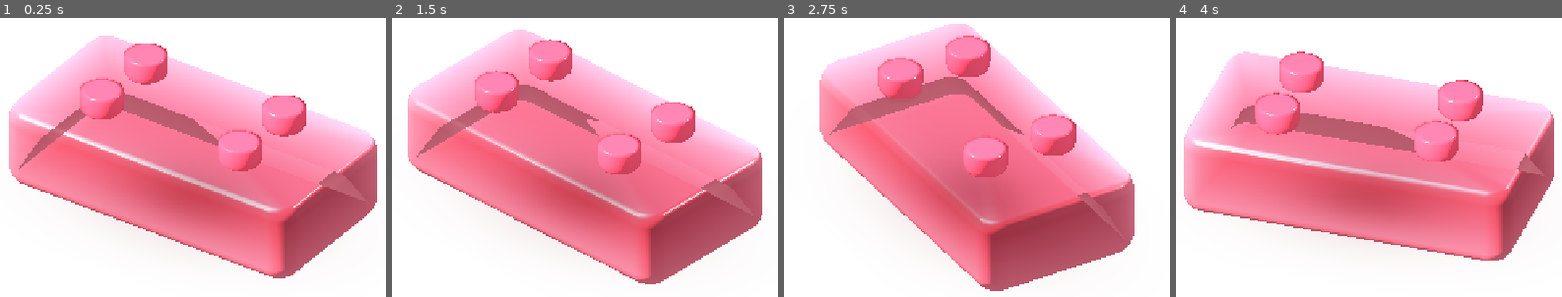
Above: before the commit, frames 1-4 (left to right).
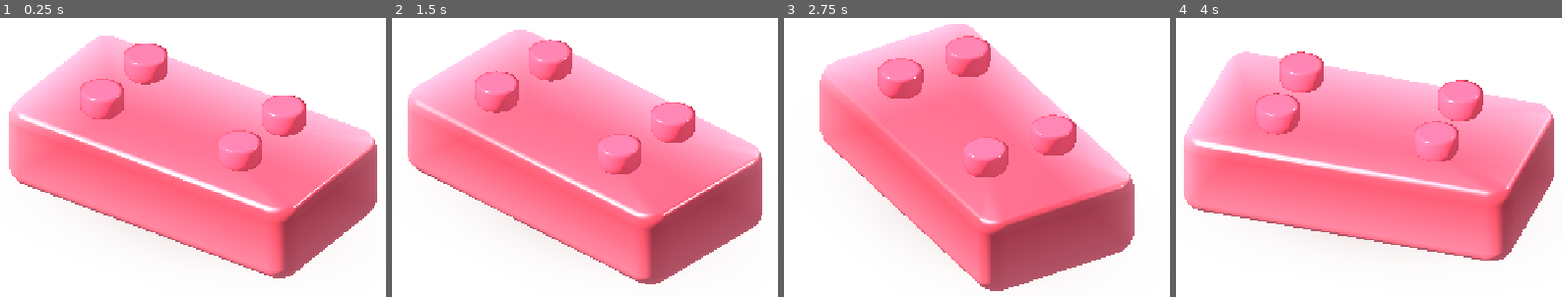
Above: after the commit, the same moments.

Repository: dbrckk/Jelly-bricks
Game: Godot game, scene res://prototypes/single_brick/soft_reference.tscn
Two runs of this game, one before a commit and one after it. Both use one fixed random seed, a clock stepped at 60 frames per second and the inputs below. This scene is started directly instead of the project's main scene.
Inputs (mouse positions are in pixels of both pictures, inside the frame that each line leads up to):
- Up to frame 1 (0.25 s): no input
- Up to frame 2 (1.5 s): tap Enter at 0.5 s; move the mouse to (681, 101) at 0.52 s; click (681, 101) at 0.67 s; tap Space at 1.25 s; drag from (496, 179) to (561, 296) at 1.27 s
- Up to frame 3 (2.75 s): tap Enter at 2 s; move the mouse to (outside the picture) at 2.02 s; click (outside the picture) at 2.17 s
- Up to frame 4 (4 s): tap Space at 2.75 s; drag from (1345, 296) to (1237, 20) at 2.77 s; tap Enter at 3.5 s; move the mouse to (1500, 257) at 3.52 s; click (1500, 257) at 3.67 s

The runs differ from the first frame. In frame 1, 8.6% of the frame differs, in the area x 4-96%, y 26-76%; in frame 2, 8.4%; in frame 3, 7.7%; in frame 4, 8.7%, in the area x 14-97%, y 30-74%.

Commit message:
fix(reference): prevent Godot screen-texture transparent pass from exposing inner roof

Diff:
--- a/native-godot/prototypes/single_brick/soft_reference.gd
+++ b/native-godot/prototypes/single_brick/soft_reference.gd
@@ -4,6 +4,7 @@
 ## optical controls. The unmodified studio generator remains the baseline.
 const FINE = preload("res://prototypes/single_brick/subdivided_studio_mesh.gd")
 const STUD_WET = preload("res://prototypes/single_brick/wet_stud.gdshader")
+const OPAQUE_GEL = preload("res://prototypes/single_brick/wet_gel_opaque_reference.gdshader")
 var base_triangles: int = 0
 var fine_triangles: int = 0
 
@@ -18,13 +19,17 @@
     # The same indexed mesh keeps the optical coating attached at all times.
     shell.mesh = dense
     wet_coat.mesh = dense
+    # Sampling SCREEN_TEXTURE categorizes Godot Compatibility materials as
+    # transparent, showing the hollow socket roof through the front cap.
+    # Use a shader variant WITHOUT screen reads to test correct geometry.
+    gel_material.shader = OPAQUE_GEL
     var dye := Color("#d93649")
     gel_material.set_shader_parameter("pigment", dye)
     gel_material.set_shader_parameter("bulk_optics", 0.77)
     gel_material.set_shader_parameter("gel_milkiness", 0.36)
     gel_material.set_shader_parameter("interior_scatter", 0.66)
-    gel_material.set_shader_parameter("screen_transmission", 0.33)
-    gel_material.set_shader_parameter("refraction_pixels", 2.2)
+    # True volumetric refraction remains Blender's offline reference:
+    # this opaque Godot control must not pretend to be transparent.
     gel_material.set_shader_parameter("highlights", 0.71)
     var cap_mat := ShaderMaterial.new()
     cap_mat.shader = STUD_WET
